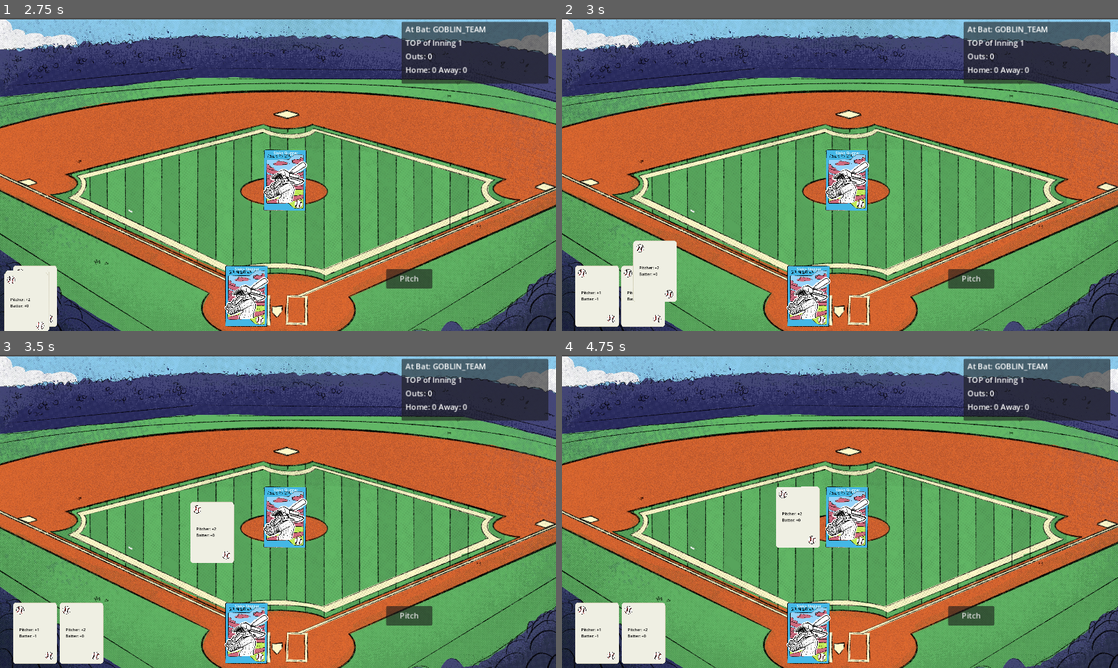
Above: before the commit, frames 1-4 (two rows, left to right).
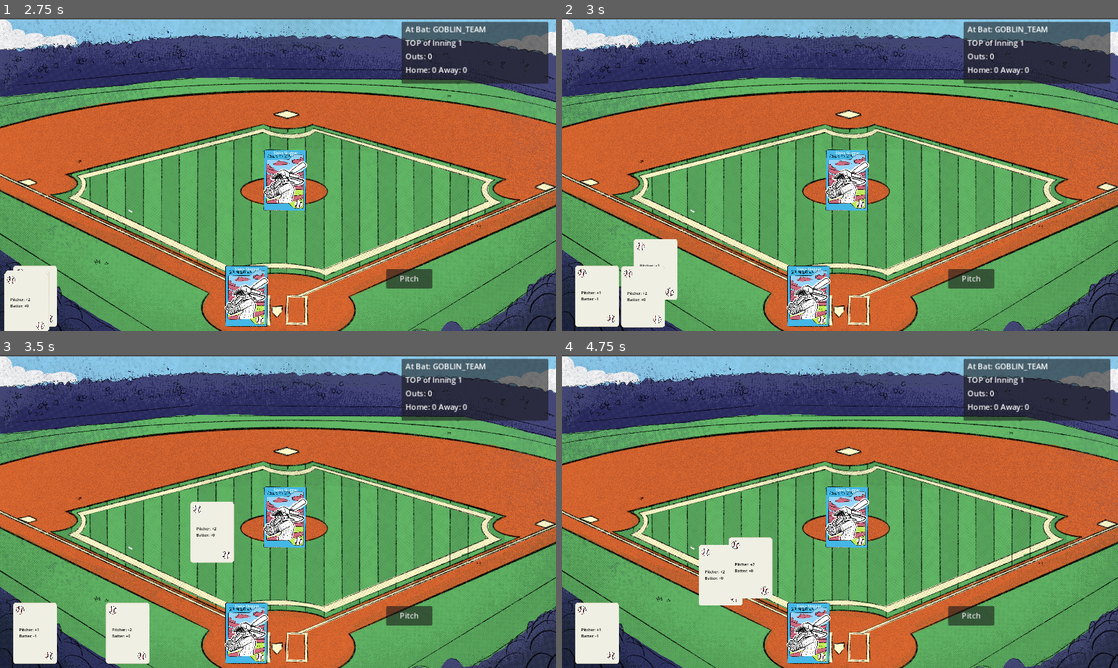
Above: after the commit, the same moments.

Repository: Zami77/MonsterModeBaseball
Game: Godot game, scene res://src/managers/game_manager/GameManager.tscn
The game is run twice, just before and just after one commit, with the same random seed, the same clock (stepped at 60 frames per second) and the same inputs. Sound files missing from this copy of the repository are replaced by a short silence.
Inputs (mouse positions are in pixels of both pictures, inside the frame that each line leads up to):
- Up to frame 1 (2.75 s): move the mouse to (400, 158) at 0.52 s; press the mouse at (400, 158) at 0.53 s; release the mouse at (400, 158) at 1.25 s; click "Play Game" at 1.25 s; move the mouse to (166, 190) at 2.02 s; click (166, 190) at 2.1 s
- Up to frame 2 (3 s): move the mouse to (595, 296) at 2.77 s; press the mouse at (595, 296) at 2.78 s
- Up to frame 3 (3.5 s): no input
- Up to frame 4 (4.75 s): move the mouse to (645, 633) at 3.52 s; release the mouse at (645, 633) at 3.53 s; click (645, 633) at 3.6 s; move the mouse to (678, 608) at 4.27 s; press the mouse at (678, 608) at 4.28 s

Frame 1 is identical in both runs. In frame 2, 0.3% of the frame differs, in the area x 10-21%, y 70-99%; in frame 3, 3.2%; in frame 4, 5.7%, in the area x 10-47%, y 42-99%.

Commit message:
hover over card impl

Diff:
--- a/src/monster_cards/MonsterCard.gd
+++ b/src/monster_cards/MonsterCard.gd
@@ -13,6 +13,8 @@
 @onready var monster_art: TextureRect = $MonsterArt
 @onready var monster_name_label: Label = $MonsterNameLabel
 @onready var animation_player: AnimationPlayer = $AnimationPlayer
+@onready var selectable_area: Area2D = $SelectableArea
+@onready var result_card_panel: ResultCardPanel = $ResultCardPanel
 
 var card_state: CardState = CardState.BATTER:
 	set(value):
@@ -46,6 +48,11 @@
 
 	monster_art.texture = monster_texture
 	monster_name_label.text = monster_name
+
+	selectable_area.mouse_entered.connect(_on_selectable_area_mouse_entered)
+	selectable_area.mouse_exited.connect(_on_selectable_area_mouse_exited)
+
+	result_card_panel.visible = false
 	# animation_player.play("monster_art_idle")
 
 	_fill_result_card_dictionaries()
@@ -96,3 +103,15 @@
 
 	push_error("SwingResult not found in %s result card" % [CardState.keys()[card_state]])
 	return SwingResult.STRIKE_OUT
+
+func _on_selectable_area_mouse_entered() -> void:
+	var result_card = bat_result_card
+
+	if card_state == CardState.PITCHER:
+		result_card = pitch_result_card
+
+	result_card_panel.update_results_label(result_card)
+	result_card_panel.visible = true
+
+func _on_selectable_area_mouse_exited() -> void:
+	result_card_panel.visible = false
--- a/src/monster_cards/MonsterCard.tscn
+++ b/src/monster_cards/MonsterCard.tscn
@@ -1,8 +1,9 @@
-[gd_scene load_steps=7 format=3 uid="uid://bk8sldh8eka1f"]
+[gd_scene load_steps=9 format=3 uid="uid://bk8sldh8eka1f"]
 
 [ext_resource type="Script" path="res://src/monster_cards/MonsterCard.gd" id="1_es3ja"]
 [ext_resource type="Texture2D" uid="uid://dwcqg0d7ohmp8" path="res://src/monster_cards/card_frame_prototype.PNG" id="2_edprv"]
 [ext_resource type="Theme" uid="uid://gns8b3cfwrab" path="res://src/ui/themes/default_theme.tres" id="2_v2dwo"]
+[ext_resource type="PackedScene" uid="uid://cpujlqao62tq7" path="res://src/ui/result_card_panel/ResultCardPanel.tscn" id="4_4m5pw"]
 
 [sub_resource type="Animation" id="Animation_6ku2n"]
 resource_name = "monster_art_idle"
@@ -43,6 +44,9 @@
 "shake": SubResource("Animation_rxbos")
 }
 
+[sub_resource type="RectangleShape2D" id="RectangleShape2D_kdypg"]
+size = Vector2(192, 256)
+
 [node name="MonsterCard" type="Node2D"]
 script = ExtResource("1_es3ja")
 
@@ -70,3 +74,12 @@
 libraries = {
 "": SubResource("AnimationLibrary_lkm7v")
 }
+
+[node name="SelectableArea" type="Area2D" parent="."]
+
+[node name="CollisionShape2D" type="CollisionShape2D" parent="SelectableArea"]
+position = Vector2(96, 128)
+shape = SubResource("RectangleShape2D_kdypg")
+
+[node name="ResultCardPanel" parent="." instance=ExtResource("4_4m5pw")]
+visible = false
--- /dev/null
+++ b/src/ui/result_card_panel/ResultCardPanel.gd
@@ -0,0 +1,29 @@
+class_name ResultCardPanel
+extends Node2D
+
+@onready var results_label: Label = $Panel/VBoxContainer/ResultsLabel
+
+func update_results_label(result_card: Dictionary) -> void:
+	results_label.text = (
+		"Strike Out: %s\n" +
+		"Fly Ball Out: %s\n" +
+		"Ground Ball Out: %s\n" +
+		"Single: %s\n" +
+		"Double: %s\n" +
+		"Triple: %s\n" +
+		"Home Run: %s"
+	) % [
+		_get_result_to_string(result_card[MonsterCard.SwingResult.STRIKE_OUT]),
+		_get_result_to_string(result_card[MonsterCard.SwingResult.FLY_BALL]),
+		_get_result_to_string(result_card[MonsterCard.SwingResult.GROUND_BALL_OUT]),
+		_get_result_to_string(result_card[MonsterCard.SwingResult.SINGLE]),
+		_get_result_to_string(result_card[MonsterCard.SwingResult.DOUBLE]),
+		_get_result_to_string(result_card[MonsterCard.SwingResult.TRIPLE]),
+		_get_result_to_string(result_card[MonsterCard.SwingResult.HOME_RUN])
+	]
+
+func _get_result_to_string(result_arr: Array) -> String:
+	if result_arr[0] == -1:
+		return "-"
+
+	return "%d-%d" % [result_arr[0], result_arr[1]]
--- /dev/null
+++ b/src/ui/result_card_panel/ResultCardPanel.tscn
@@ -0,0 +1,21 @@
+[gd_scene load_steps=3 format=3 uid="uid://cpujlqao62tq7"]
+
+[ext_resource type="Script" path="res://src/ui/result_card_panel/ResultCardPanel.gd" id="1_nc7i0"]
+[ext_resource type="Theme" uid="uid://gns8b3cfwrab" path="res://src/ui/themes/default_theme.tres" id="2_emjlc"]
+
+[node name="ResultCardPanel" type="Node2D"]
+script = ExtResource("1_nc7i0")
+
+[node name="Panel" type="Panel" parent="."]
+offset_right = 192.0
+offset_bottom = 256.0
+theme = ExtResource("2_emjlc")
+
+[node name="VBoxContainer" type="VBoxContainer" parent="Panel"]
+layout_mode = 0
+offset_right = 192.0
+offset_bottom = 256.0
+
+[node name="ResultsLabel" type="Label" parent="Panel/VBoxContainer"]
+layout_mode = 2
+autowrap_mode = 2
--- a/src/ui/themes/default_theme.tres
+++ b/src/ui/themes/default_theme.tres
@@ -1,3 +1,7 @@
-[gd_resource type="Theme" format=3 uid="uid://gns8b3cfwrab"]
+[gd_resource type="Theme" load_steps=2 format=3 uid="uid://gns8b3cfwrab"]
+
+[sub_resource type="StyleBoxFlat" id="StyleBoxFlat_3skot"]
+bg_color = Color(0.121569, 0.121569, 0.121569, 0.964706)
 
 [resource]
+Panel/styles/panel = SubResource("StyleBoxFlat_3skot")
